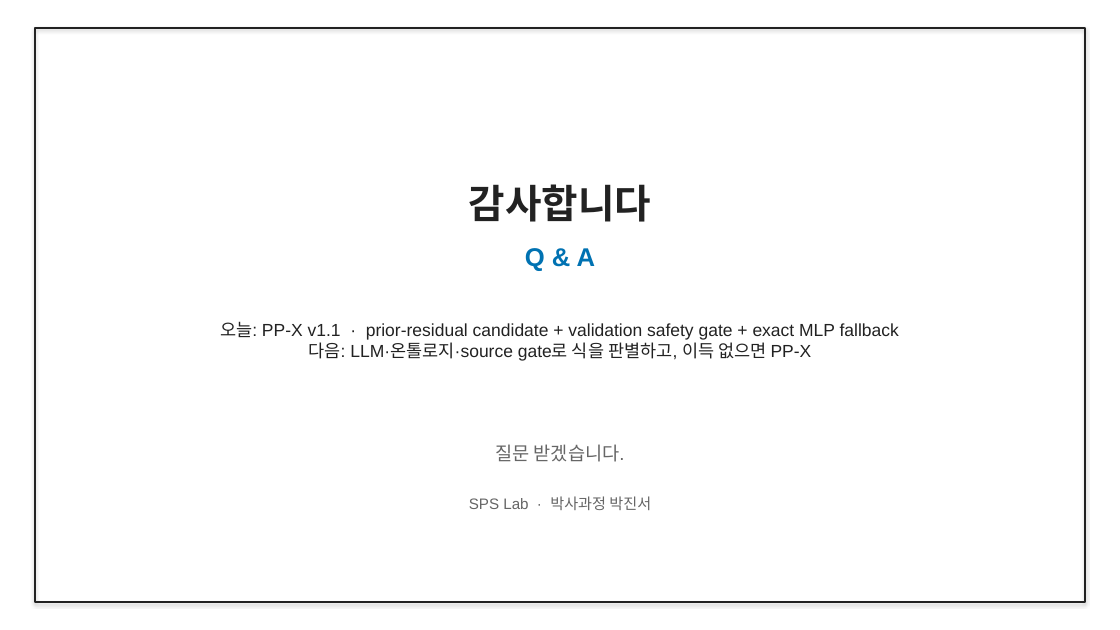
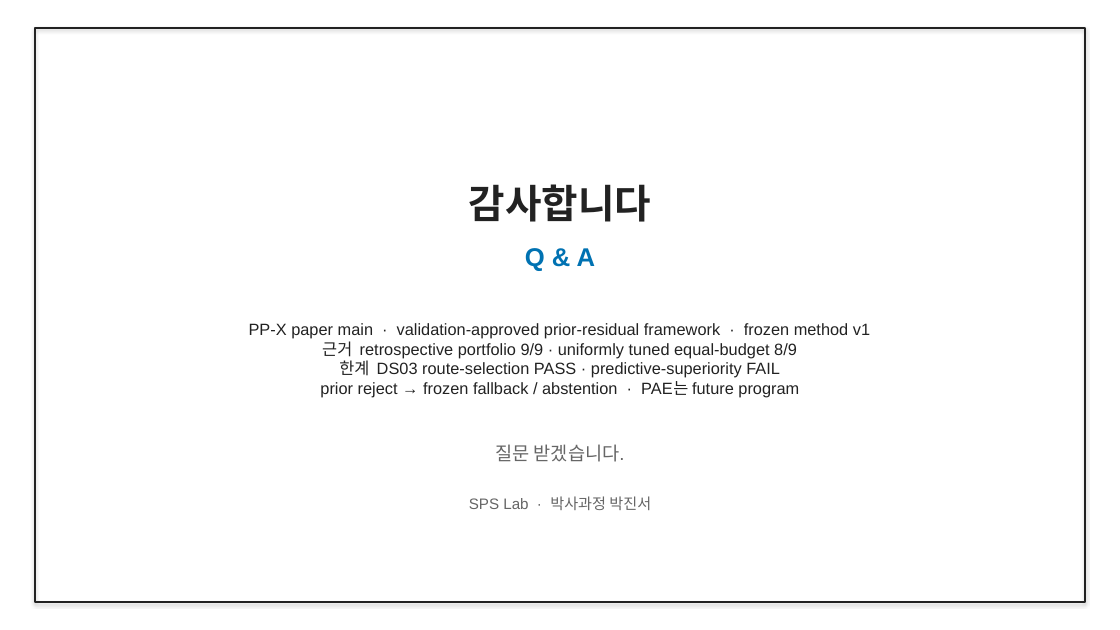
Before and after one commit to amumujs-create/pp_pae_total, a slide deck: slide 27 of output/PP_Research_Detailed_v2.pptx (slide 25 before the commit). Drawn at 1120x630 pixels with LibreOffice and Linux fonts; fonts in the diff are those of the drawing. Boxes give left, top, right and bottom in pixels: in the first picture for what was removed or moved away, otherwise in the second. Text is boxed around its words. In the diff, an @@ line names an element or a change of style, - is before the commit and + after.

```diff
--- a/output/PP_Research_Detailed_v2.pptx
+++ b/output/PP_Research_Detailed_v2.pptx
@@ text at bbox=[249, 323, 870, 397]: text changed; size 15 to 14 pt @@
-오늘: PP-X v1.1 · prior-residual candidate + validation safety gate + exact MLP fallback
-다음: LLM·온톨로지·source gate로 식을 판별하고, 이득 없으면 PP-X
+PP-X paper main · validation-approved prior-residual framework · frozen method v1
+근거 retrospective portfolio 9/9 · uniformly tuned equal-budget 8/9
+한계 DS03 route-selection PASS · predictive-superiority FAIL
+prior reject → frozen fallback / abstention · PAE는 future program
```
Also in this commit, not shown: 26 other slides changed, 2 slides added, 11 other files.
